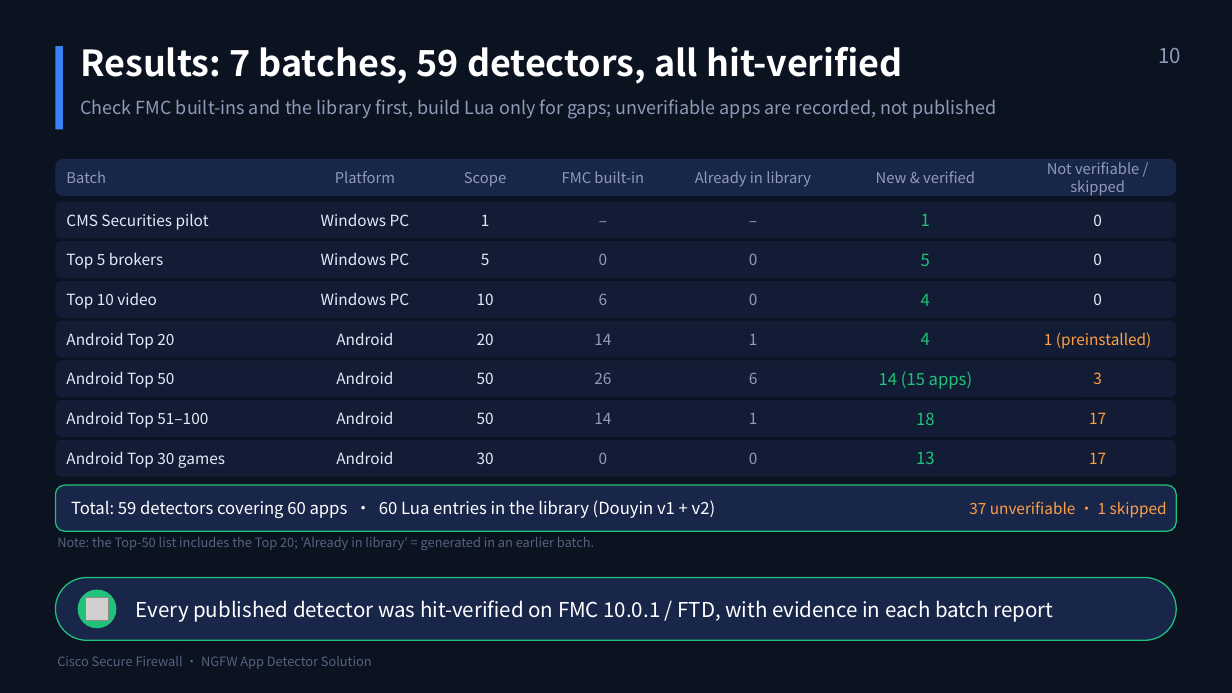
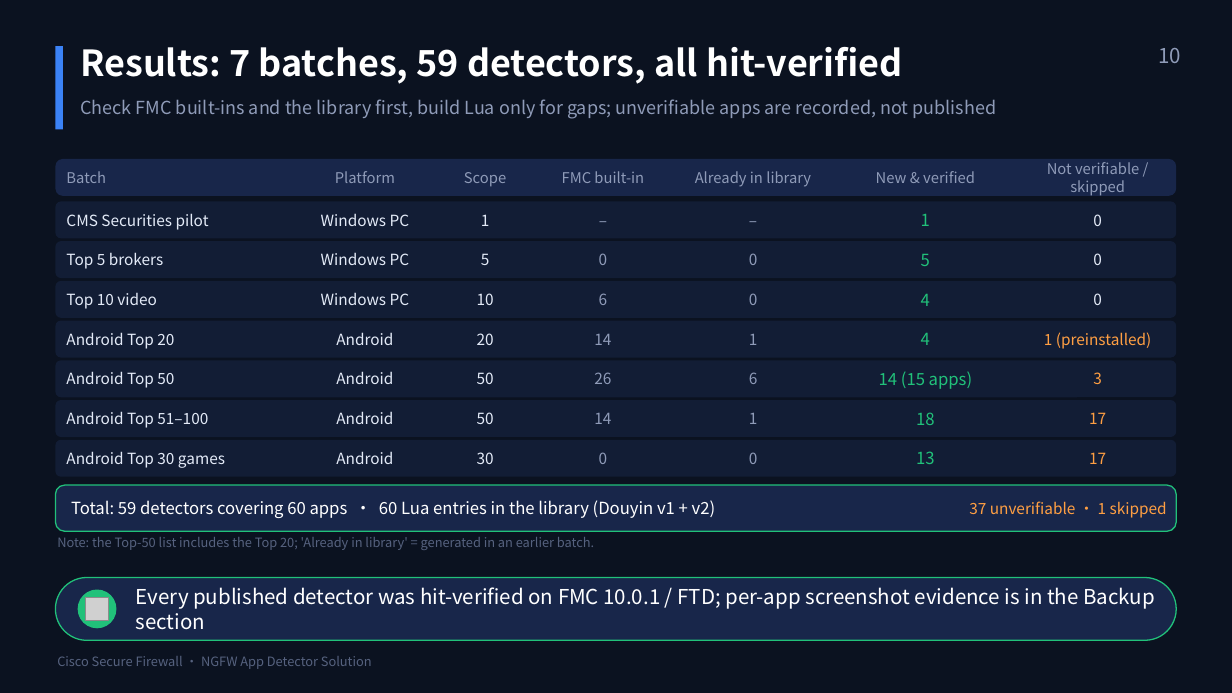
Before and after one commit to ongwei76/Cisco-NGFW-APPDetector, a slide deck: slide 10 of presentation/NGFW_App_Detector_Solution_Overview_EN.pptx. Drawn at 1232x693 pixels with LibreOffice and Linux fonts; fonts in the diff are those of the drawing; grey boxes stand for pictures. Boxes give left, top, right and bottom in pixels: in the first picture for what was removed or moved away, otherwise in the second. Text is boxed around its words. In the diff, an @@ line names an element or a change of style, - is before the commit and + after.

```diff
--- a/presentation/NGFW_App_Detector_Solution_Overview_EN.pptx
+++ b/presentation/NGFW_App_Detector_Solution_Overview_EN.pptx
@@ text at box(136, 587, 1155, 630): text changed @@
-Every published detector was hit-verified on FMC 10.0.1 / FTD, with evidence in each batch report
+Every published detector was hit-verified on FMC 10.0.1 / FTD; per-app screenshot evidence is in the Backup section
```
Also in this commit, not shown: 69 slides added, 4 other files.
